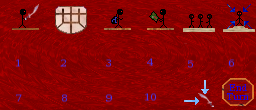
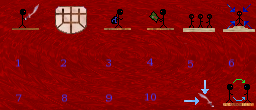
Two versions of the same layered image (256x110). Layer-by-layer changes:
renamed "EndTurn" to "Endturn", moved it above "Inventory", painted on it over [222, 78, 254, 106]
